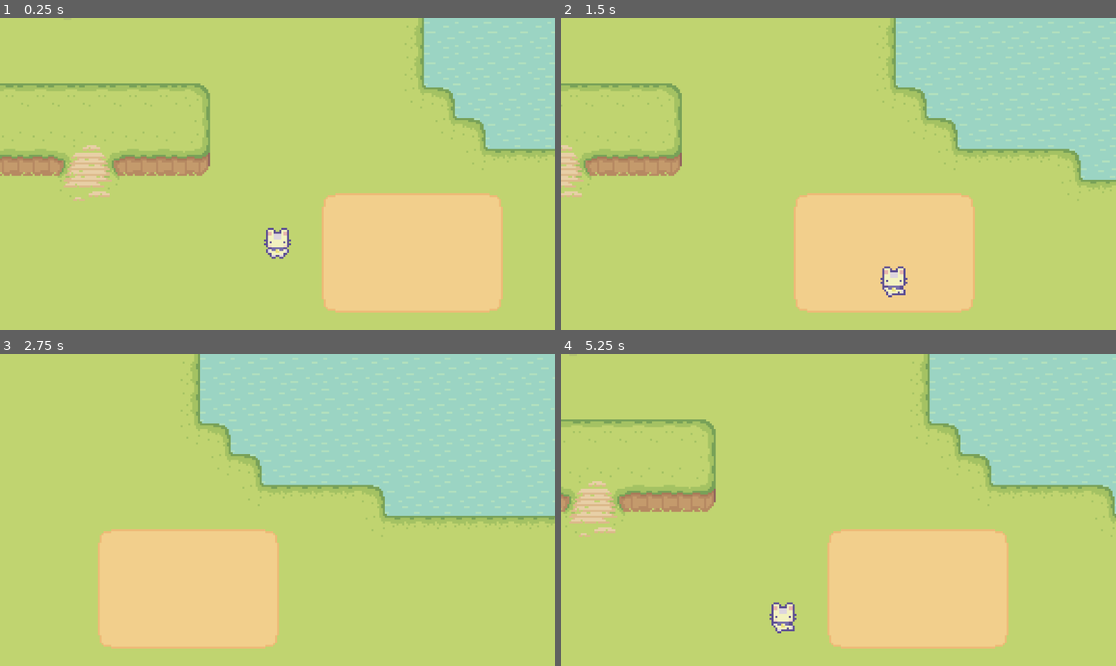
Above: before the commit, frames 1-4 (two rows, left to right).
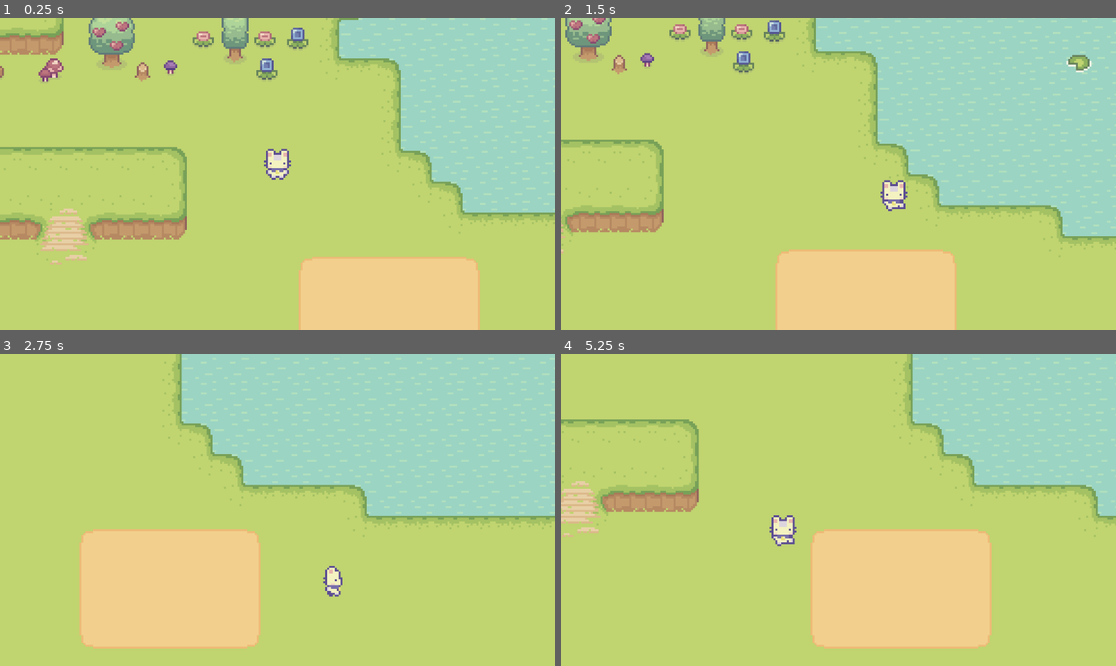
Above: after the commit, the same moments.

Repository: rulkimi/farming-game-godot
Game: Godot game, scene res://scenes/world.tscn
Two runs of this game, one before a commit and one after it. Both use one fixed random seed, a clock stepped at 60 frames per second and the inputs below.
Inputs:
- Up to frame 1 (0.25 s): no input
- Up to frame 2 (1.5 s): hold D (right) 0.53-1.28 s; tap 1 (tool_1) at 0.6 s; hold S (down) from 1.28 s (still down); tap 2 (tool_2) at 1.35 s
- Up to frame 3 (2.75 s): release S (down) at 2.03 s; hold D (right) from 2.03 s (still down); tap 3 (tool_3) at 2.1 s
- Up to frame 4 (5.25 s): release D (right) at 2.78 s; hold W (up) 2.78-3.53 s; tap one key every 0.75 s from 2.85 s: E (use_tool) 1 (tool_1) 2 (tool_2) 3 (tool_3); hold A (left) 3.53-5.03 s; hold S (down) from 5.03 s (still down)

The runs differ from the first frame. In frame 1, 32% of the frame differs, in the area x 0-100%, y 0-100%; in frame 2, 29%; in frame 3, 5.9%; in frame 4, 8.1%.

Commit message:
move the tool collision when character changes direction

Diff:
--- a/scenes/world.tscn
+++ b/scenes/world.tscn
@@ -962,7 +962,7 @@
 
 [node name="player" parent="." instance=ExtResource("5_eqwfj")]
 z_index = 1
-position = Vector2(194, 328)
+position = Vector2(206, 254)
 
 [node name="ToolCollision" type="Area2D" parent="player"]
 position = Vector2(14, 0)
--- a/scripts/player.gd
+++ b/scripts/player.gd
@@ -1,4 +1,6 @@
 extends CharacterBody2D
+
+@onready var tool_collision : Area2D = $ToolCollision
 
 const SPEED = 100
 const BOOSTED_SPEED = SPEED + 100
@@ -29,6 +31,13 @@
 	"up": Vector2(0, -1),
 }
 
+const TOOL_OFFSETS = {
+	"down": Vector2(0, 14),
+	"up": Vector2(0, -14),
+	"left": Vector2(-14, 0),
+	"right": Vector2(14, 0)
+}
+
 signal tool_used(position: Vector2, tool: String)
 
 func _ready():
@@ -51,8 +60,10 @@
 	if !using_tool:
 		for action in DIRECTIONS.keys():
 			if Input.is_action_pressed(action):
+				var direction = action.replace("ui_", "")
+				tool_collision.position = TOOL_OFFSETS[direction]
 				is_moving = true
-				current_direction = action.replace("ui_", "")
+				current_direction = direction
 				$AnimatedSprite2D.flip_h = (action == "ui_left")
 				velocity = DIRECTIONS[action] * speed
 				$AnimatedSprite2D.play(get_animation(current_direction) + "_walk")
